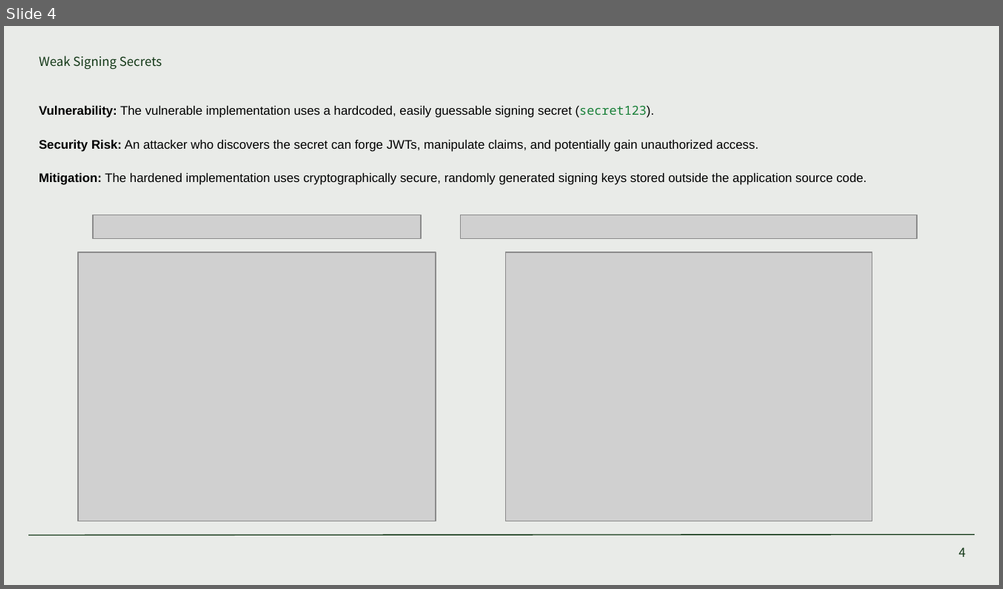
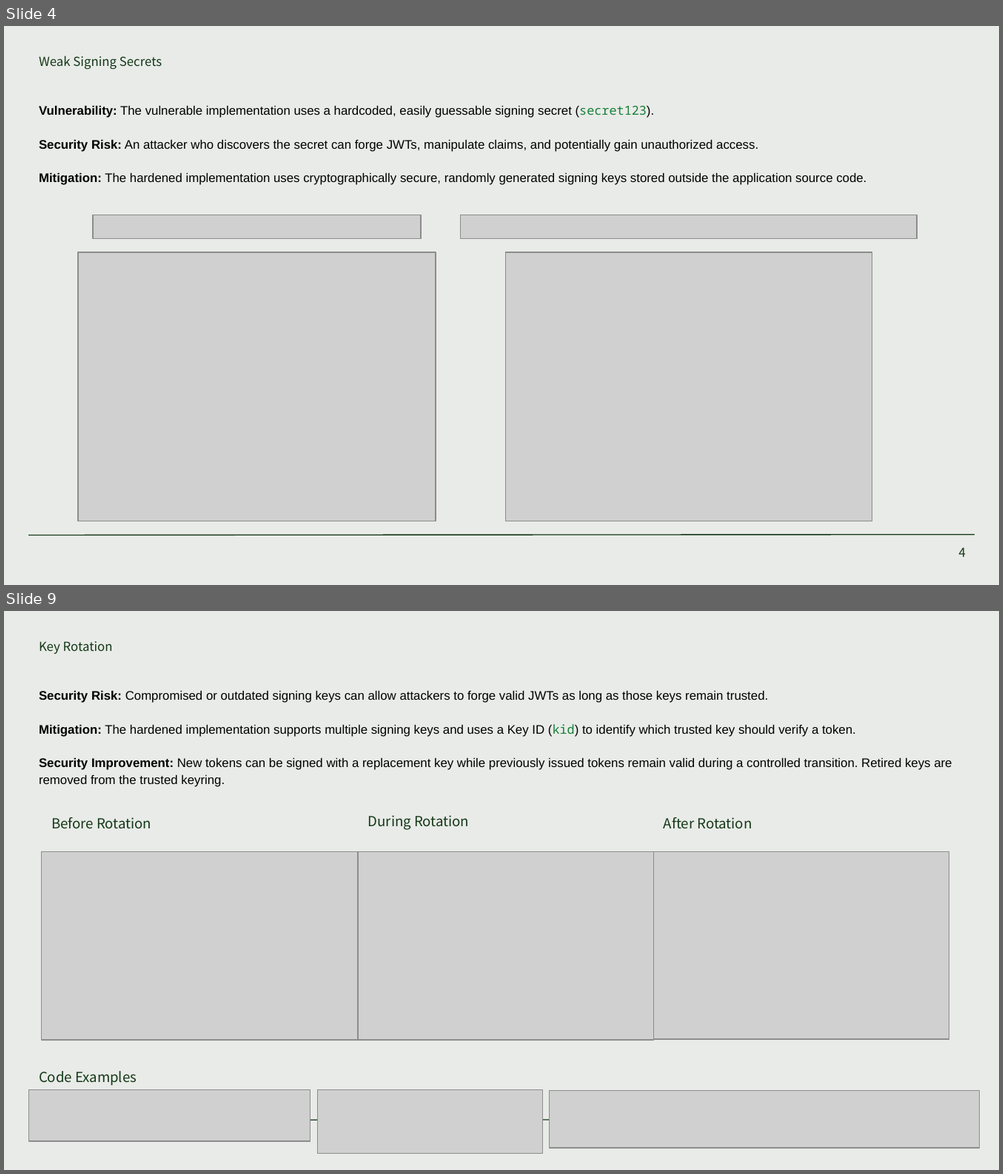
Before and after one commit to sbeveridge12/JWT-Hardening-and-Token-Security, a slide deck: Powerpoint/JWT Hardening and Token Security.pptx. Shown one above the other, each under a label of ours: slide 4 before the commit, slides 4 and 9 after it; the slides between them are not shown. The pictures are 1003x589 and 1003x1174 pixels, drawn with LibreOffice and Linux fonts; fonts in the diff are those of the drawing; grey boxes stand for pictures. Boxes give left, top, right and bottom in pixels: in the first picture for what was removed or moved away, otherwise in the second. Text is boxed around its words. In the diff, an @@ line names an element or a change of style, - is before the commit and + after.

Commit message:
Finished project + unsigned token forger

```diff
--- a/Powerpoint/JWT Hardening and Token Security.pptx
+++ b/Powerpoint/JWT Hardening and Token Security.pptx
@@ slide 9 added at (x1=4, y1=611, x2=999, y2=1170), background #E9EBE8; not listed: 1 template element that a slide beside it also shows @@
@@ subtitle added at (x1=39, y1=641, x2=113, y2=654), 9 pt, text #133817 @@
+Key Rotation
@@ text added at (x1=39, y1=690, x2=951, y2=770), 9 pt, text #000000 @@
+Security Risk: Compromised or outdated signing keys can allow attackers to forge valid JWTs as long as those keys remain trusted.
+Mitigation: The hardened implementation supports multiple signing keys and uses a Key ID (kid) to identify which trusted key should verify a token.
+Security Improvement: New tokens can be signed with a replacement key while previously issued tokens remain valid during a controlled transition. Retired keys are removed from the trusted keyring.
@@ subtitle added at (x1=51, y1=817, x2=151, y2=829), 10 pt, text #133817 @@
+Before Rotation
@@ subtitle added at (x1=368, y1=815, x2=469, y2=830), 10 pt, text #133817 @@
+During Rotation
@@ subtitle added at (x1=663, y1=817, x2=751, y2=829), 10 pt, text #133817 @@
+After Rotation
@@ picture added at (x1=42, y1=851, x2=358, y2=1039) @@
@@ picture added at (x1=358, y1=851, x2=654, y2=1039) @@
@@ picture added at (x1=654, y1=851, x2=949, y2=1039) @@
@@ subtitle added at (x1=39, y1=1071, x2=136, y2=1086), 10 pt, text #133817 @@
+Code Examples
@@ picture added at (x1=29, y1=1091, x2=310, y2=1142) @@
@@ picture added at (x1=317, y1=1091, x2=542, y2=1154) @@
@@ picture added at (x1=549, y1=1091, x2=979, y2=1149) @@
```
Also in this commit, not shown: 4 other slides added, 4 slides removed, 14 other files.
